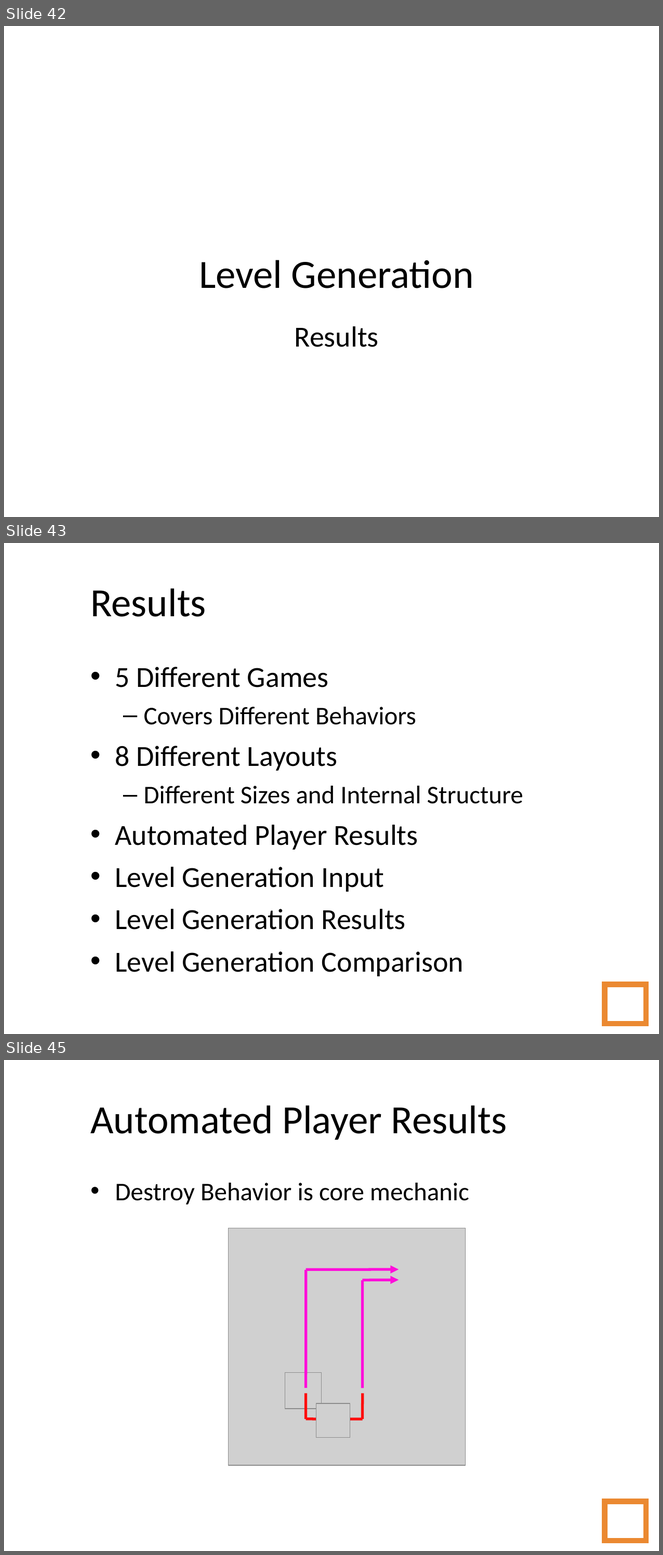
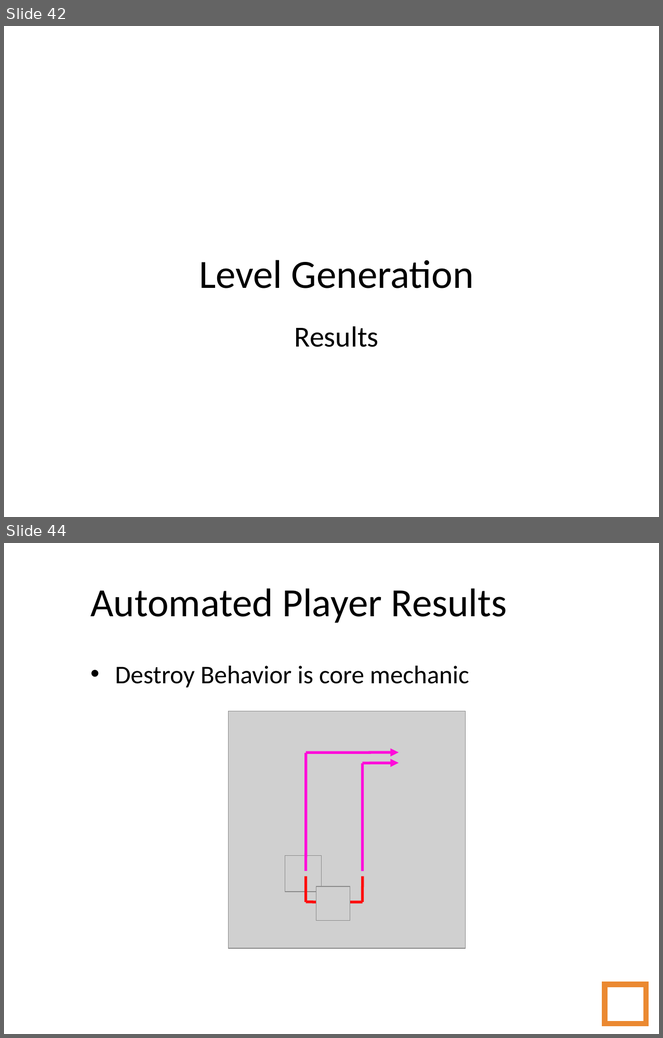
Before and after one commit to amidos2006/Automatic-Game-Script-Generation, a slide deck: Presentation/Automatic Game Script Generation - Short.ppt. Shown one above the other, each under a label of ours: slides 42, 43 and 45 before the commit, slides 42 and 44 after it; the slides between them are not shown. The pictures are 663x1555 and 663x1038 pixels, drawn with LibreOffice and Linux fonts; fonts in the diff are those of the drawing; grey boxes stand for pictures; background and template pictures are left out. Boxes give left, top, right and bottom in pixels: in the first picture for what was removed or moved away, otherwise in the second. Text is boxed around its words. In the diff, an @@ line names an element or a change of style, - is before the commit and + after.

```diff
--- a/Presentation/Automatic Game Script Generation - Short.ppt
+++ b/Presentation/Automatic Game Script Generation - Short.ppt
@@ slide 43 removed at <box>4,543,659,1034</box>, background picture (left out) @@
@@ title removed at <box>90,588,206,617</box> @@
-Results
@@ text removed at <box>115,667,523,977</box> @@
-• 5 Different Games
-  – Covers Different Behaviors
-• 8 Different Layouts
-  – Different Sizes and Internal Structure
-• Automated Player Results
-• Level Generation Input
-• Level Generation Results
-• Level Generation Comparison
@@ page number removed at <box>605,984,646,1024</box> @@
-43
@@ what was slide 45 is now slide 44 @@
```
Also in this commit, not shown: 8 slides changed, 1 other slide removed, 15 other files.
